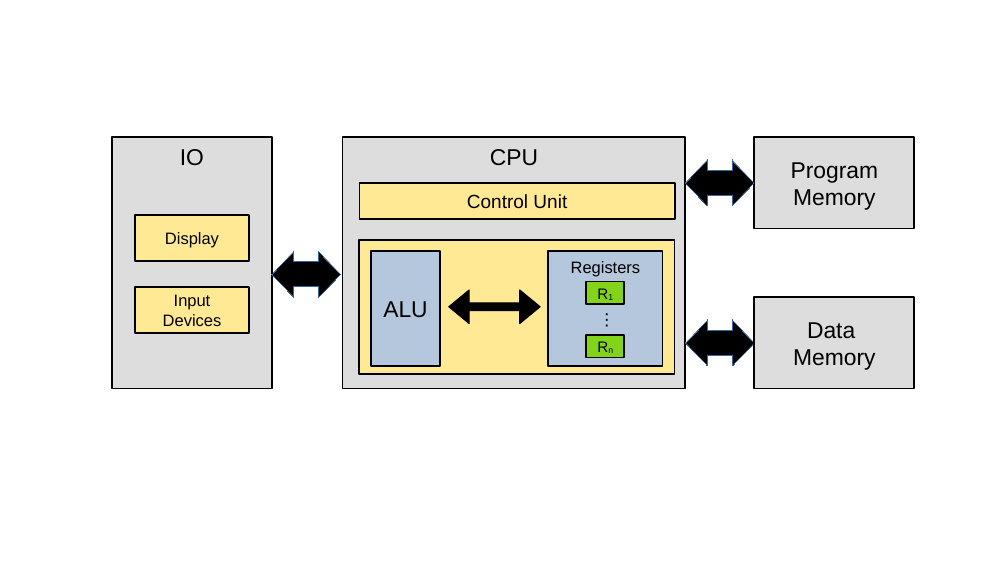
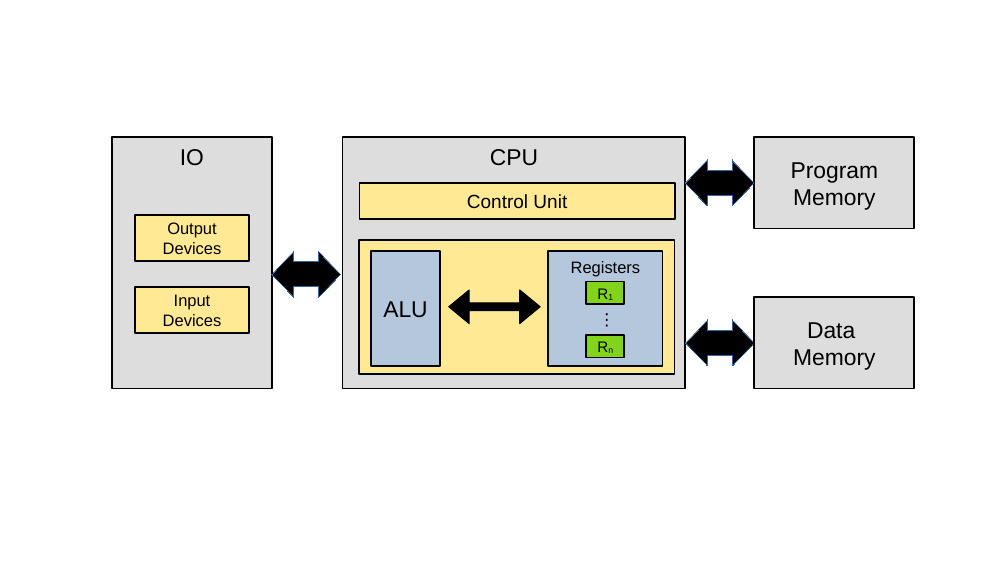
Before and after one commit to jorenheit/bfcpu, a slide deck: slide 2 of doc/img/images.odp. Drawn at 1008x567 pixels with LibreOffice and Linux fonts; fonts in the diff are those of the drawing. Boxes give left, top, right and bottom in pixels: in the first picture for what was removed or moved away, otherwise in the second. Text is boxed around its words. In the diff, an @@ line names an element or a change of style, - is before the commit and + after.

```diff
--- a/doc/img/images.odp
+++ b/doc/img/images.odp
@@ text in rectangle at box(163, 222, 222, 254): text changed @@
-Display
+Output Devices
```
Also in this commit, not shown: 1 other slide changed, 1 slide added, 7 other files.
